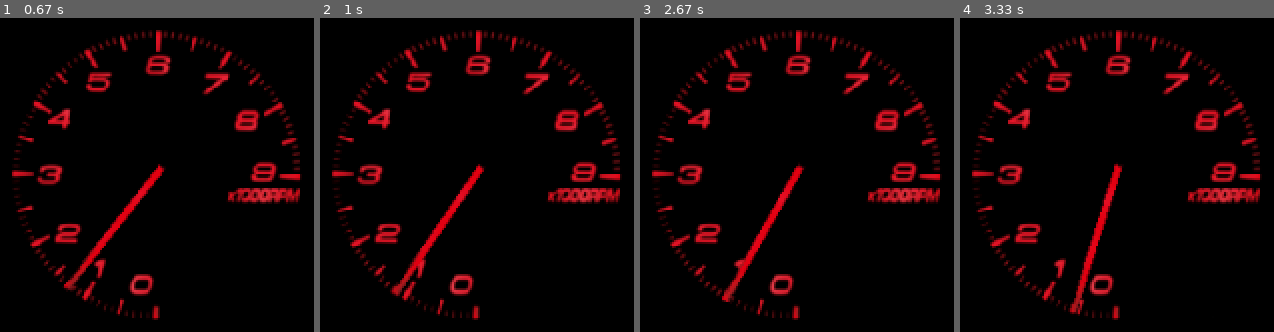
Above: before the commit, frames 1-4 (left to right).
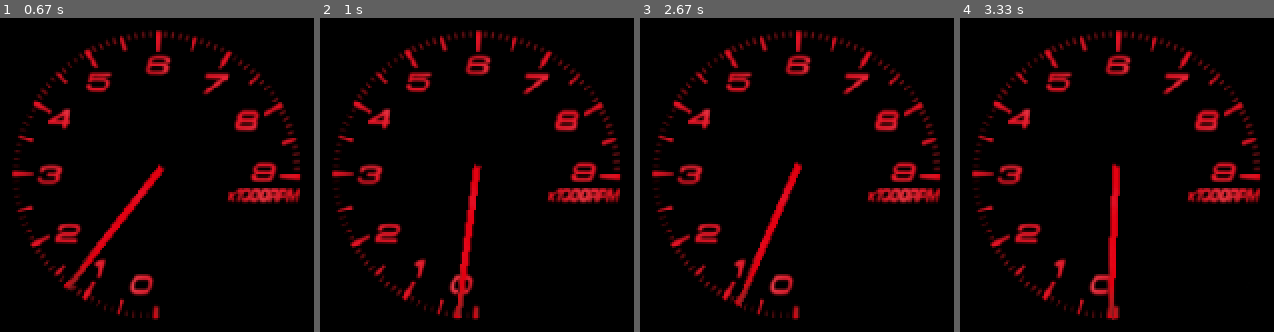
Above: after the commit, the same moments.

Repository: aspara3333/outrun
Game: pygame game, started from pygame_ver.py
Two runs of this game, one before a commit and one after it. Both use one fixed random seed, a clock stepped at 60 frames per second and the inputs below.
Inputs:
- Up to frame 1 (0.67 s): hold W from 0.33 s (still down)
- Up to frame 2 (1 s): release W at 0.8 s; hold S from 0.83 s (still down)
- Up to frame 3 (2.67 s): release S at 1.13 s; tap C at 1.57 s; hold W 2.3-2.6 s; hold S from 2.63 s (still down)
- Up to frame 4 (3.33 s): release S at 2.93 s

Frame 1 is identical in both runs. In frame 2, 2.5% of the frame differs, in the area x 22-53%, y 46-97%; in frame 3, 1.8%; in frame 4, 2.3%.

Commit message:
fix engine

Diff:
--- a/pygame_ver.py
+++ b/pygame_ver.py
@@ -28,7 +28,6 @@
         self.model=model
         self.power=[]
         self.rpm=1000
-        self.kmh_be=0
         self.kmh=0
         self.gear=1
         self.gear_ck=0
@@ -41,6 +40,8 @@
         self.spd=0
         self.rev=0
         self.weight=0
+        self.weight=0
+        self.torque=0
 #   車両データ読み込み
         self.speed=int(car_ini[f'{self.model}']['speed'])
         self.rev=int(car_ini[f'{self.model}']['rev'])
@@ -58,17 +59,15 @@
     #        if(int(self.rpm)<int(i+1)*100):
     #            self.power_array=i
     #            break
-        self.kmh_be=int((float(self.rpm)*float(self.outer_cir)*60.0)/((self.gear)*(self.final)*1000.0))
-        torque=((self.power[self.power_array]/1.3596)/(self.rpm*2*3.14/60/100))
-        acc=(((torque)*(self.gear)*(self.final))/((self.outer_cir)*(self.weight)))
-        self.kmh=self.kmh+acc*0.125
-        print(f'TORQUE:{torque}, ACC:{acc}, RPM:{self.rpm}, km/h:{round(self.kmh,0)}, gear:{self.gear_n}, torque:{round(torque,0)}')
+        self.kmh=int((float(self.rpm)*float(self.outer_cir)*60.0)/((self.gear)*(self.final)*1000.0))
+        self.torque=((self.power[self.power_array]/1.3596)/(self.rpm*2*3.14/60/100))
+        print(f'TORQUE:{round(self.torque,0)}, RPM:{self.rpm}, km/h:{round(self.kmh,0)}, gear:{self.gear_n}, gear_ratio:{self.gear_n}')
 #   エンジン
     def engine(self):
         pg.event.pump()
         self.pressed=pg.key.get_pressed()
 #        print(self.pressed[K_w])
-        if((self.pressed[K_w]==True)and(self.rpm<self.rev)):
+        if((self.pressed[K_w]==True)and(self.rpm<self.rev)and(self.rpm>300)):
             for i in range(0,int(self.rev/100)):
                 if(int(self.rpm)<int(i+1)*100):
                     self.power_array=i
@@ -78,7 +77,8 @@
             print('kansei')
             self.rpm=self.rpm-100
         if((self.pressed[K_s]==True)and(self.rpm>100)):
-            self.rpm=self.rpm
+            print('brake')
+            self.rpm=self.rpm-200
         if(self.gear_ck==0):
             if((self.pressed[K_LSHIFT]==True)and(self.gear_n<self.speed)):
                 self.gear_n=self.gear_n+1
